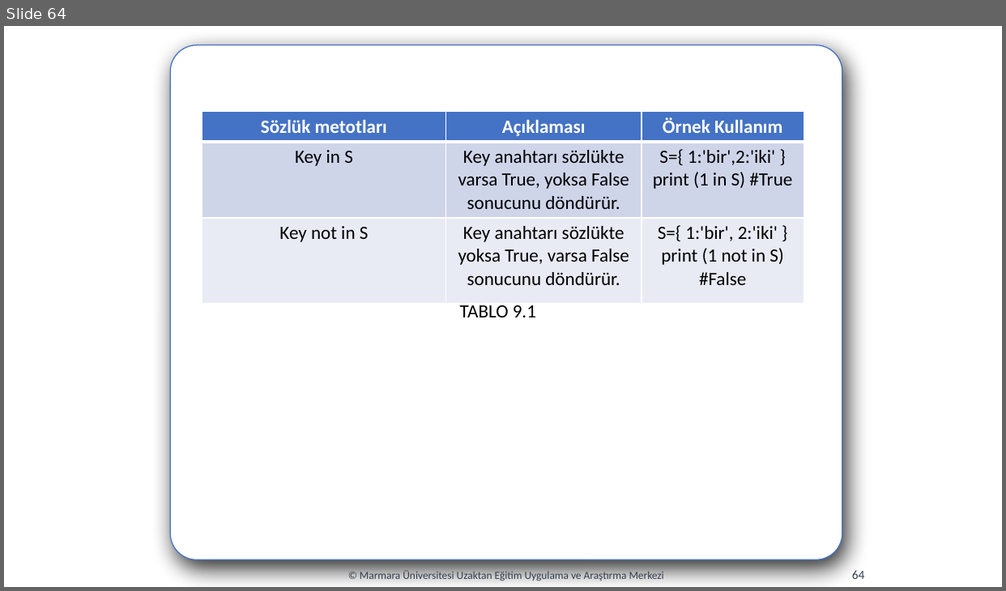
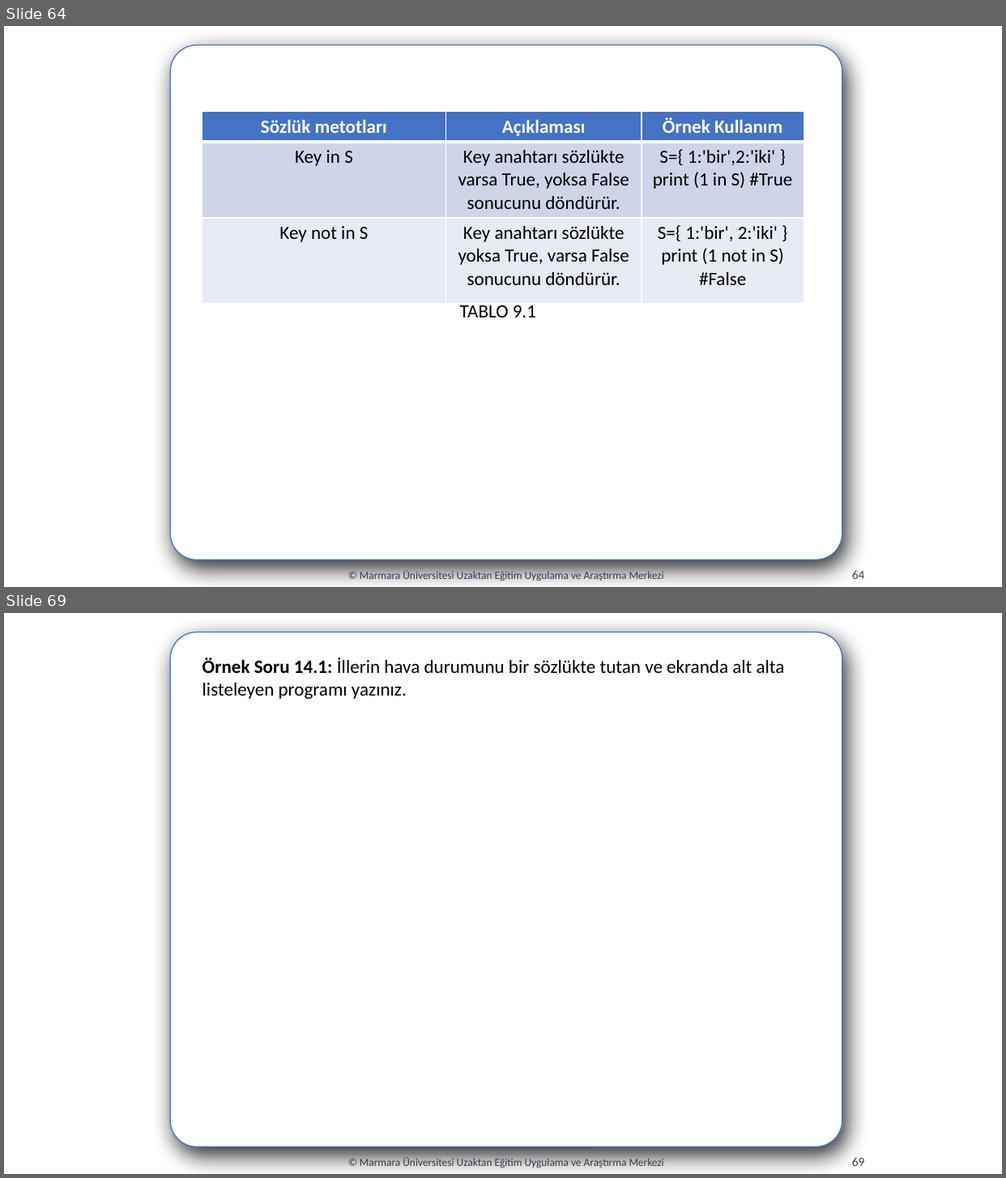
Before and after one commit to codingwithslippers/PythonProject, a slide deck: hafta08/hafta08.pptx. Shown one above the other, each under a label of ours: slide 64 before the commit, slides 64 and 69 after it; the slides between them are not shown. The pictures are 1006x591 and 1006x1178 pixels, drawn with LibreOffice and Linux fonts; fonts in the diff are those of the drawing. Boxes give left, top, right and bottom in pixels: in the first picture for what was removed or moved away, otherwise in the second. Text is boxed around its words. In the diff, an @@ line names an element or a change of style, - is before the commit and + after.

```diff
--- a/hafta08/hafta08.pptx
+++ b/hafta08/hafta08.pptx
@@ slide 69 added at bbox=[4, 613, 1002, 1174], background #FFFFFF @@
@@ rounded rectangle added at bbox=[170, 632, 842, 1148], fill #FFFFFF, outline #4472C4 1 pt @@
@@ text added at bbox=[202, 658, 785, 699], 18 pt, text #000000 @@
+Örnek Soru 14.1: İllerin hava durumunu bir sözlükte tutan ve ekranda alt alta listeleyen programı yazınız.
@@ text added at bbox=[360, 1157, 664, 1169], 10.5 pt, text #333F50 @@
+© Marmara Üniversitesi Uzaktan Eğitim Uygulama ve Araştırma Merkezi
@@ page number added at bbox=[852, 1157, 865, 1166], 12 pt, text #333F50 @@
+69
```
Also in this commit, not shown: 13 other slides added, 16 other files.
